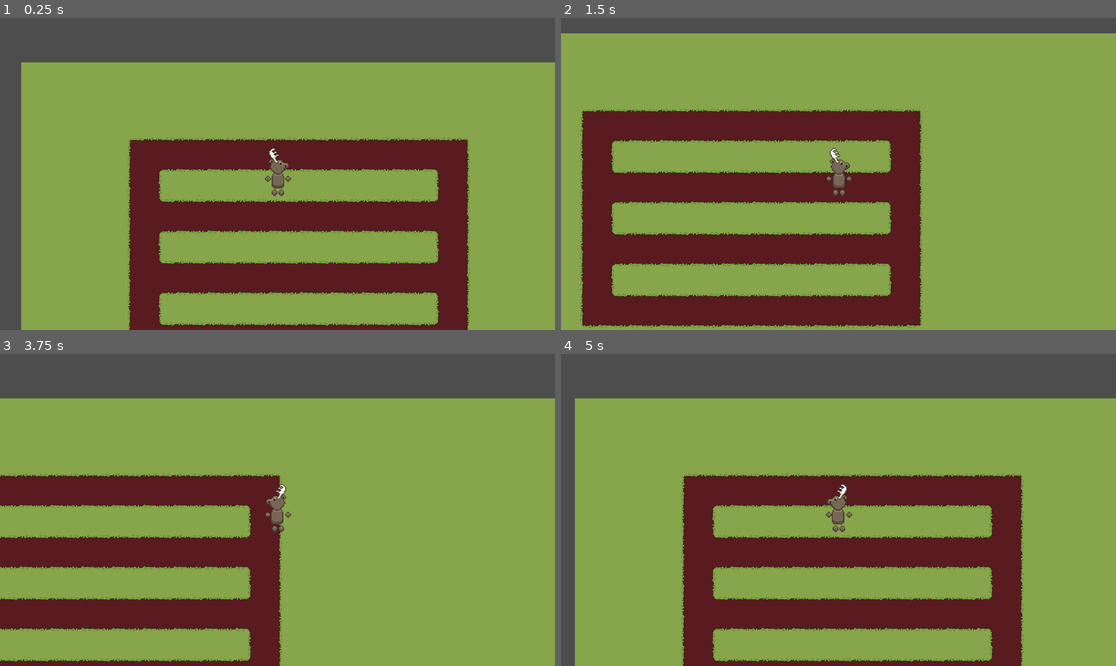
Above: before the commit, frames 1-4 (two rows, left to right).
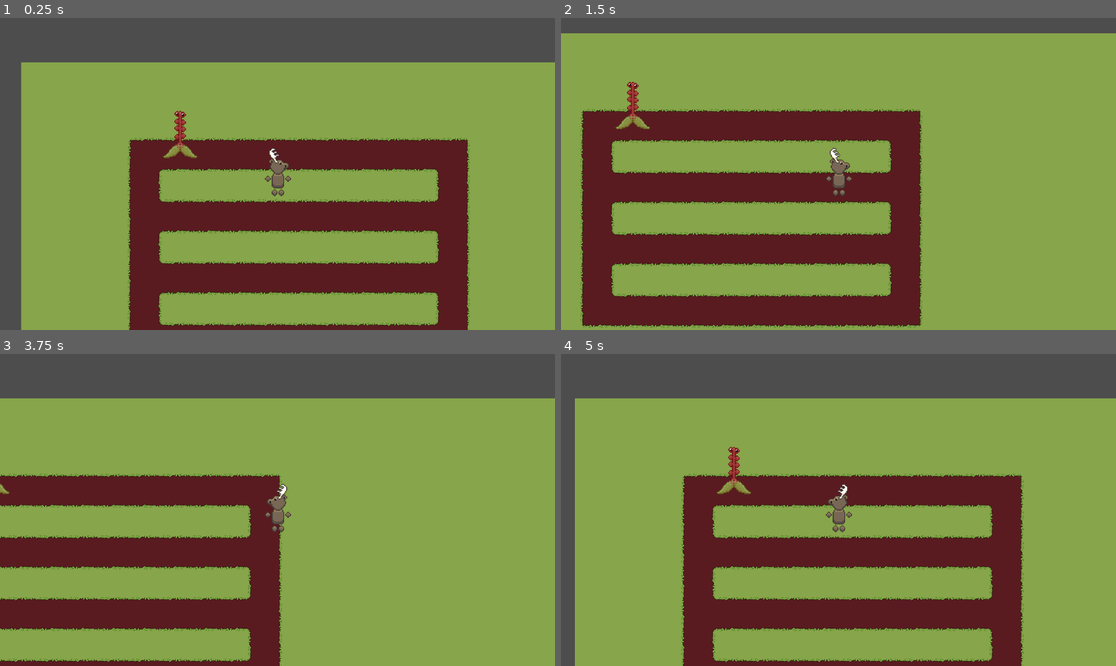
Above: after the commit, the same moments.

Repository: Chopped-Asparagus/gardenbellum
Game: Godot game, scene res://node_2d.tscn
Two runs of this game, one before a commit and one after it. Both use one fixed random seed, a clock stepped at 60 frames per second and the inputs below.
Inputs (mouse positions are in pixels of both pictures, inside the frame that each line leads up to):
- Up to frame 1 (0.25 s): no input
- Up to frame 2 (1.5 s): tap Enter at 0.5 s; move the mouse to (960, 158) at 0.52 s; hold D (move_right) 0.53-1.28 s; click (960, 158) at 0.6 s; move the mouse to (727, 189) at 1.27 s; hold S (move_down) from 1.28 s (still down); click (727, 189) at 1.35 s
- Up to frame 3 (3.75 s): move the mouse to (333, 441) at 2.02 s; release S (move_down) at 2.03 s; hold D (move_right) 2.03-2.78 s; click (333, 441) at 2.1 s; move the mouse to (249, 572) at 2.77 s; hold W (move_up) 2.78-3.53 s; click (249, 572) at 2.85 s; move the mouse to (444, 556) at 3.52 s; hold A (move_left) from 3.53 s (still down); click (444, 556) at 3.6 s
- Up to frame 4 (5 s): keep holding A (move_left); move the mouse to (672, 463) at 4.27 s; click (672, 463) at 4.35 s

The runs differ from the first frame. In frame 1, 0.3% of the frame differs, in the area x 29-36%, y 29-45%; in frame 2, 0.3%; in frame 3, 0.1%; in frame 4, 0.4%, in the area x 28-52%, y 29-55%.

Commit message:
Added curly dock, modified character sprite flipping parameters. Started prep for antler throwing

Diff:
--- a/character_body_2d.gd
+++ b/character_body_2d.gd
@@ -6,17 +6,32 @@
 const ANTLER_RIGID_BODY_INDEX = 6
 const ANTLER_SUB_INDEX = 0
 const ANTLER_OFFSET = -8
+const ANTLER_THROW_DIST = 300
+const FLIP_OFFSET = 2
+const CHARACTER_TYPE = "MOOSE"
+
+var attackDisabled = false
 
 
 func _physics_process(_delta: float) -> void:
+
+	handle_movement()
+
+	if (CHARACTER_TYPE == "MOOSE"):
+		handle_antler_throw()
+
+func handle_movement():
 	var torso = self.get_child(TORSO_INDEX)
 	var antlerRigidBody = self.get_child(ANTLER_RIGID_BODY_INDEX)
 	var antler = antlerRigidBody.get_child(ANTLER_SUB_INDEX)
+
+	#handle movement
 
 	velocity.x = 0
 	velocity.y = 0
 
 	if (Input.is_action_pressed("move_right") and !Input.is_action_pressed("move_left")):
+		torso.position.x = 0
 		torso.flip_h = false
 		antler.flip_h = false
 		antlerRigidBody.position.x = ANTLER_OFFSET
@@ -29,9 +44,10 @@
 		else:
 			velocity.x = SPEED
 	elif (Input.is_action_pressed("move_left") and !Input.is_action_pressed("move_right")):
+		torso.position.x = FLIP_OFFSET
 		torso.flip_h = true
 		antler.flip_h = true
-		antlerRigidBody.position.x = -ANTLER_OFFSET
+		antlerRigidBody.position.x = -ANTLER_OFFSET + FLIP_OFFSET
 		if (Input.is_action_pressed("move_up") != Input.is_action_pressed("move_down")):
 			velocity.x = -SPEED * DIAG_MOD
 			if (Input.is_action_pressed("move_up")):
@@ -46,3 +62,10 @@
 		velocity.y = SPEED
 
 	move_and_slide()
+
+func handle_antler_throw():
+	var antlerRigidBody = self.get_child(ANTLER_RIGID_BODY_INDEX)
+	var antler = antlerRigidBody.get_child(ANTLER_SUB_INDEX)
+	if (Input.is_action_just_pressed("primary_attack") && attackDisabled == false):
+
+		pass
--- a/node_2d.tscn
+++ b/node_2d.tscn
@@ -9,6 +9,7 @@
 [ext_resource type="Texture2D" uid="uid://bm6x41k0iwa88" path="res://Sprites/Characters/Moose/moose-foot.png" id="4_4d7sh"]
 [ext_resource type="Texture2D" uid="uid://bnla4lgh4djaq" path="res://Sprites/Characters/Moose/moose-antler.png" id="5_ir8iy"]
 [ext_resource type="Script" uid="uid://raj7eu5ips4v" path="res://world_grid.gd" id="7_4d7sh"]
+[ext_resource type="Texture2D" uid="uid://c243e2fmjo0j" path="res://Sprites/Enemies/Spring/Curly Dock/curly-dock.png" id="10_ir8iy"]
 
 [sub_resource type="RectangleShape2D" id="RectangleShape2D_kdubu"]
 size = Vector2(30, 62)
@@ -57,6 +58,12 @@
 [sub_resource type="TileSet" id="TileSet_epypp"]
 tile_size = Vector2i(64, 64)
 sources/0 = SubResource("TileSetAtlasSource_0e48y")
+
+[sub_resource type="RectangleShape2D" id="RectangleShape2D_c1861"]
+size = Vector2(24, 70)
+
+[sub_resource type="RectangleShape2D" id="RectangleShape2D_mb5gg"]
+size = Vector2(72, 28)
 
 [node name="Node2D" type="Node2D" unique_id=1671782574]
 
@@ -120,3 +127,18 @@
 position = Vector2(32, 32)
 tile_set = SubResource("TileSet_epypp")
 script = ExtResource("3_epypp")
+
+[node name="AnimatableBody2D" type="AnimatableBody2D" parent="." unique_id=547732980]
+position = Vector2(298, 113)
+
+[node name="Sprite2D" type="Sprite2D" parent="AnimatableBody2D" unique_id=811415995]
+scale = Vector2(2, 2)
+texture = ExtResource("10_ir8iy")
+
+[node name="CollisionShape2D" type="CollisionShape2D" parent="AnimatableBody2D" unique_id=101824021]
+position = Vector2(0, -9)
+shape = SubResource("RectangleShape2D_c1861")
+
+[node name="CollisionShape2D2" type="CollisionShape2D" parent="AnimatableBody2D" unique_id=1086794403]
+position = Vector2(0, 40)
+shape = SubResource("RectangleShape2D_mb5gg")
--- a/project.godot
+++ b/project.godot
@@ -12,7 +12,7 @@
 
 config/name="Gardenbellum"
 run/main_scene="uid://dj3egm27buk8k"
-config/features=PackedStringArray("4.6", "Forward Plus")
+config/features=PackedStringArray("4.7", "Forward Plus")
 config/icon="res://Sprites/icon.svg"
 
 [input]
@@ -41,6 +41,11 @@
 , Object(InputEventKey,"resource_local_to_scene":false,"resource_name":"","device":-1,"window_id":0,"alt_pressed":false …(186 unchanged characters)…
 ]
 }
+primary_attack={
+"deadzone": 0.2,
+"events": [Object(InputEventMouseButton,"resource_local_to_scene":false,"resource_name":"","device":-1,"window_id":0,"alt_pressed":false,"shift_pressed":false,"ctrl_pressed":false,"meta_pressed":false,"button_mask":0,"position":Vector2(0, 0),"global_position":Vector2(0, 0),"factor":1.0,"button_index":1,"canceled":false,"pressed":false,"double_click":false,"script":null)
+]
+}
 
 [physics]
 
--- a/world_grid.gd
+++ b/world_grid.gd
@@ -1,6 +1,6 @@
 extends TileMapLayer
 
-const HOTSPOT_CHANCE = 0.10
+const HOTSPOT_RAND_NUM = 10
 
 # Called when the node enters the scene tree for the first time.
 func _ready() -> void:
@@ -12,8 +12,21 @@
 	pass
 
 func generate_ph() -> void:
+	var hotspotArray: Array[Vector2i] = []
 	var worldArray = get_used_cells()
 	var startPos = get_used_rect().position
 	for cell in worldArray:
+		if (!checkNeighborHotspots(hotspotArray, cell)):
+			if (randi_range(1, HOTSPOT_RAND_NUM) == HOTSPOT_RAND_NUM):
+				hotspotArray.append(cell)
 
-		pass
+func checkNeighborHotspots(hotspotArray: Array, cell: Vector2i) -> bool:
+	if (hotspotArray.has(Vector2i(cell.x - 1, cell.y))):
+		return true
+	elif (hotspotArray.has(Vector2i(cell.x + 1, cell.y))):
+		return true
+	elif (hotspotArray.has(Vector2i(cell.x, cell.y - 1))):
+		return true
+	elif (hotspotArray.has(Vector2i(cell.x, cell.y + 1))):
+		return true
+	return false
Binary file added: Aseprite/plant-game/enemies/spring/weeds/curly-dock/curly-dock.png
Not shown, added: Aseprite/plant-game/enemies/spring/weeds/curly-dock/curly-dock.png.import
Binary file added: Sprites/Enemies/Spring/Curly Dock/curly-dock.png
Not shown, added: Sprites/Enemies/Spring/Curly Dock/curly-dock.png.import
